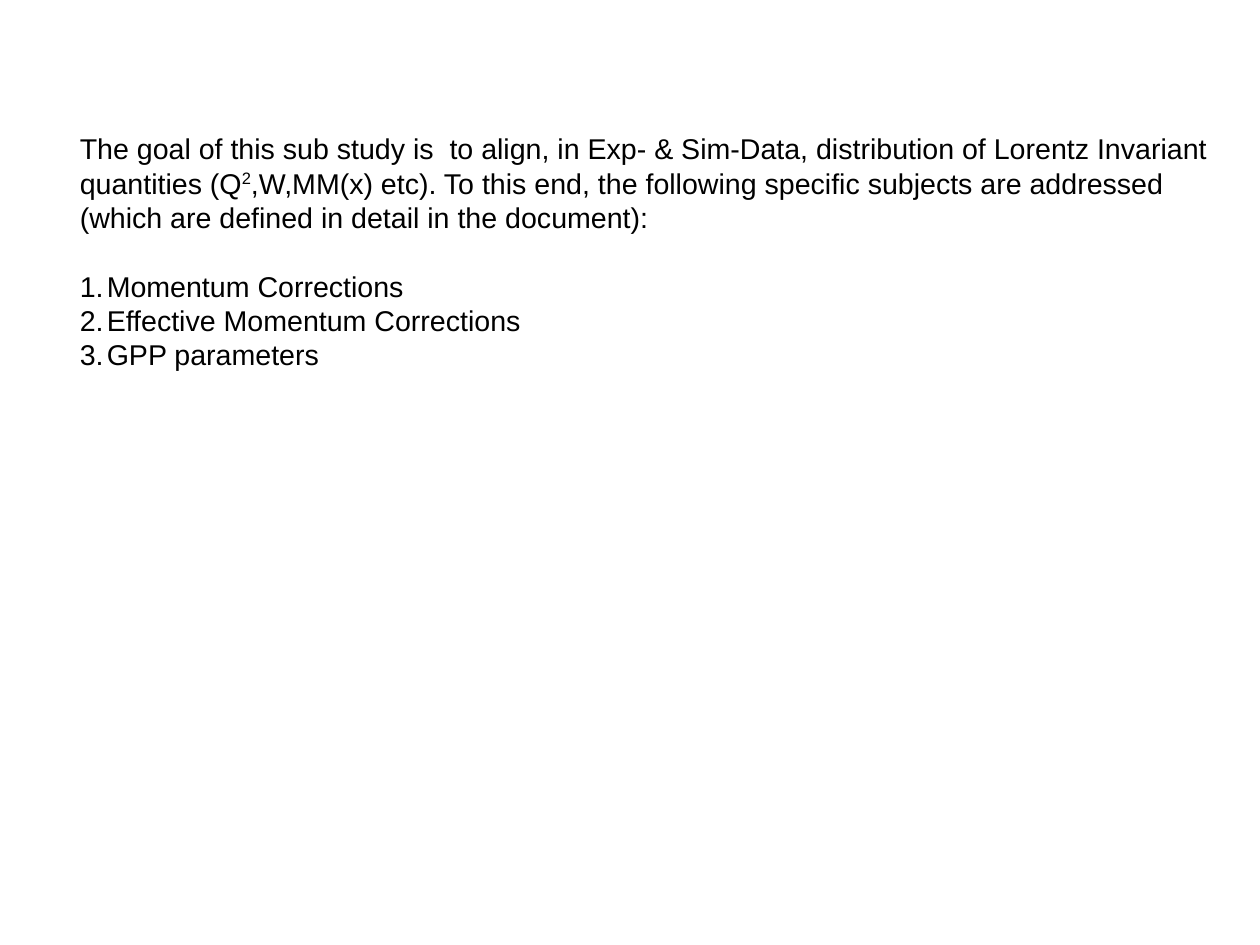
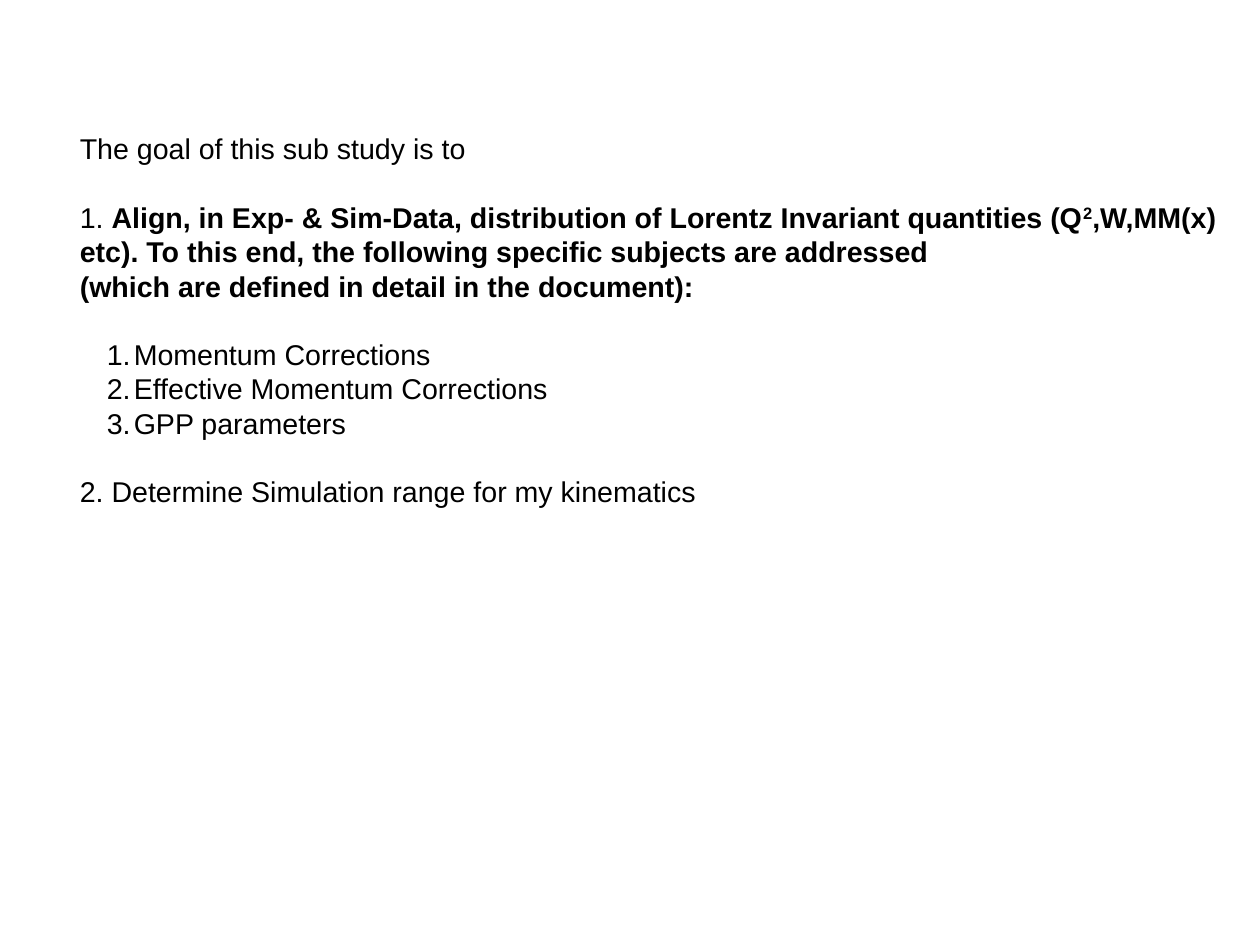
Before and after one commit to arjun-trivedi/ana2pi, a slide deck: slide 1 of sub_studies/setup_sim_CentOS6/notes.odp. Drawn at 1260x945 pixels with LibreOffice and Linux fonts; fonts in the diff are those of the drawing. Boxes give left, top, right and bottom in pixels: in the first picture for what was removed or moved away, otherwise in the second. Text is boxed around its words. In the diff, an @@ line names an element or a change of style, - is before the commit and + after.

```diff
--- a/sub_studies/setup_sim_CentOS6/notes.odp
+++ b/sub_studies/setup_sim_CentOS6/notes.odp
@@ text at (80,138,1216,268): text changed; bold on @@
-The goal of this sub study is to align, in Exp- & Sim-Data, distribution of Lorentz Invariant quantities (Q2,W,MM(x) etc). To this end, the following specific subjects are addressed
+The goal of this sub study is to
+1. Align, in Exp- & Sim-Data, distribution of Lorentz Invariant quantities (Q2,W,MM(x) etc). To this end, the following specific subjects are addressed
@@ text at (80,276,693,439): bold on in "(which are defined in detail in the ..."; list level 1 to 2 in "Momentum Corrections"; list level 1 to 2 in "Effective Momentum Corrections"; list level 1 to 2 in "GPP parameters" @@
@@ text at (80,481,696,508): paragraph added @@
+2. Determine Simulation range for my kinematics
```
Also in this commit, not shown: 1 slide added, 8 other files.
